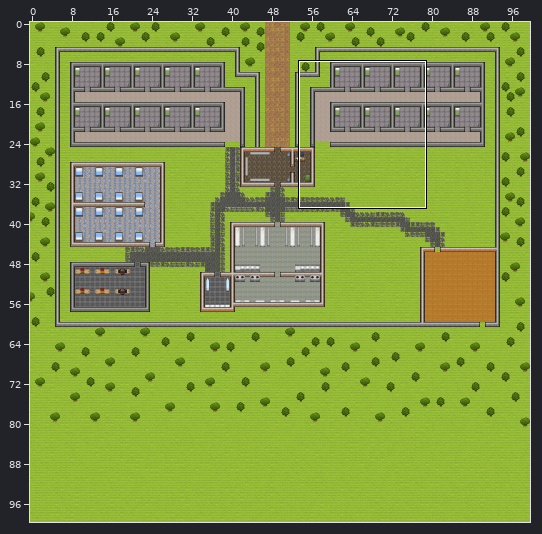
An edit to a level. Tiled map (JSON), Map/Map(good).json. Above: a wide view before the commit, with the close-up outlined.
Close-up. As it was:
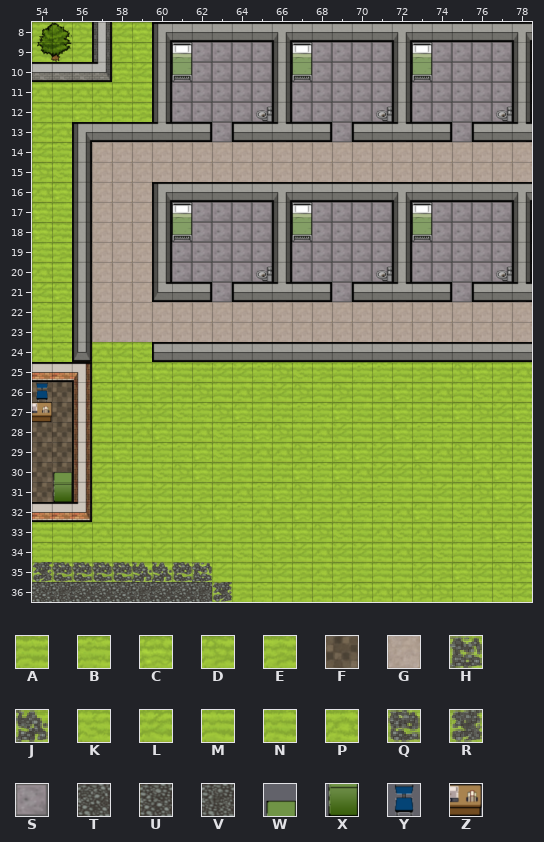
Cells are 32x32 px. Shown: x 54..78, y 8..36. The commit also changed other parts of the map, which this record leaves out.
Key: from "Tileset": A 128, B 129, C 130, D 131, E 132, F 138, G 143, H 158, J 159, K 160, L 161, M 162, N 163, P 164, Q 190, R 191, S 202, T 223, U 254, V 255, W 1602, X 1634, Y 1664, Z 1697.
_ is an empty cell.
Layers that did not change in this view are not listed.
Layer "Floor" before, first column x 54:
16 PC_GGG____
17 CN_GGG_SSS
18 CA_GGG_SSS
19 NE_GGG_SSS
20 PN_GGG_SSS
21 LC_GGG___S
22 BE_GGGGGGG
23 NB_GGGGGGG
24 PB_PLK____
25 ___CPCCMAL
26 FF_BCAEADM
27 FF_EEDLKBD
28 FF_NAPCMPK
29 FF_ACABBCK
30 FF_LAMKDCE
31 FF_CMNLAEA
32 ___LNLMEDC
33 MMLPAMDELN
34 BADBKPLECA
35 AMKALAADAL
36 UVTTUVTTVA
Layer "Floor Overlap" before, first column x 54:
 8 _________________________
 9 _________________________
10 _________________________
11 _________________________
12 _________________________
13 _________________________
14 _________________________
15 _________________________
16 _________________________
17 _________________________
18 _________________________
19 _________________________
20 _________________________
21 _________________________
22 _________________________
23 _________________________
24 _________________________
25 _________________________
26 _________________________
27 _________________________
28 _________________________
29 _________________________
30 _________________________
31 _________________________
32 _________________________
33 _________________________
34 _________________________
35 RQQQQJJQH________________
36 _________R_______________
The same view after the edit:
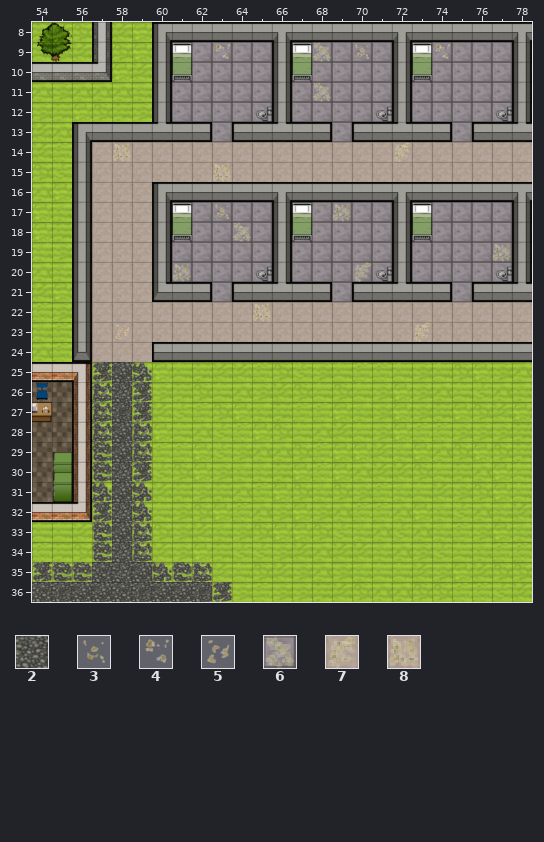
Further tiles: from "Tileset": 2 222, 3 506, 4 507, 5 508, 6 509, 7 510, 8 511.
Tiles of an added or newly shown layer are drawn over the layers below it.
See-through tiles are keyed as they look on the map.
The exact change:
Changed rows in their new state; . is an unchanged cell.
Layer "Floor":
first column x 57:
24 GGG
25 .T.
26 .2.
27 .V.
28 .T.
29 .T.
30 .2.
31 .T.
32 .2.
33 .T.
34 .2.
35 U2T
Layer "Floor Overlap":
first column x 57:
 9 ......4....6.3...4...
11 ...........6.........
14 .8.............7.....
15 ......8..............
17 ......3.....8........
18 .......6.............
19 ....................8
20 ....8........7.......
22 ........8............
23 .5..............7....
25 R.J..................
26 H.R..................
27 H.R..................
28 H.H..................
29 Q.H..................
30 Q.R..................
31 J.J..................
32 R.J..................
33 Q.H..................
34 Q.H..................
35 ___..................
Layer "Objects":
first column x 55:
29 W
30 X
Layer "Objects 2" (added):
first column x 55:
30 W
